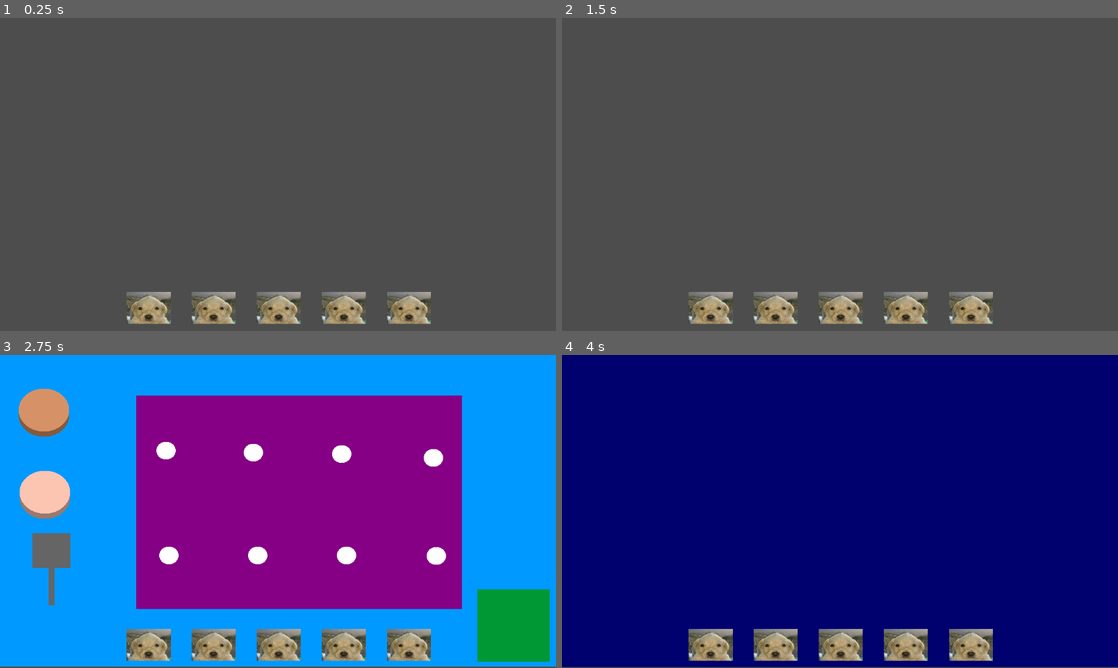
Above: before the commit, frames 1-4 (two rows, left to right).
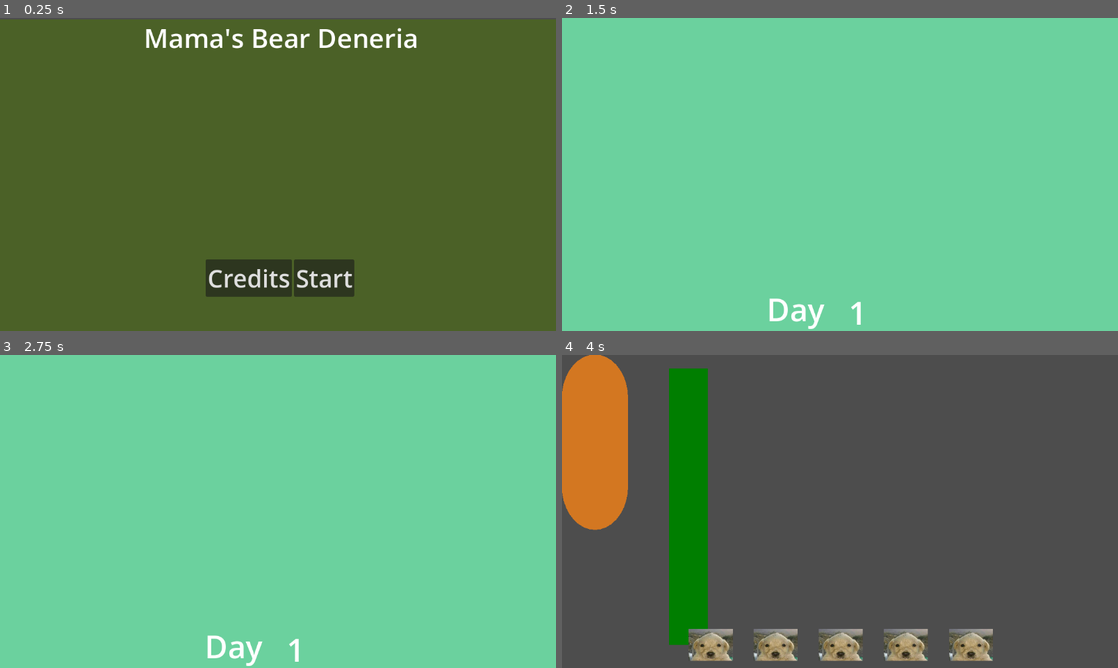
Above: after the commit, the same moments.

Repository: HannahKnisley/Bear-Denaria
Game: Godot game, scene res://Scenes/title_screen.tscn
Two runs of this game, one before a commit and one after it. Both use one fixed random seed, a clock stepped at 60 frames per second and the inputs below. Before the commit the project starts from res://Scenes/world_root.tscn.
Inputs (mouse positions are in pixels of both pictures, inside the frame that each line leads up to):
- Up to frame 1 (0.25 s): no input
- Up to frame 2 (1.5 s): click (712, 309) at 0.52 s; click (884, 277) at 1.25 s, where only the run after the commit has a clickable "Start"
- Up to frame 3 (2.75 s): click (211, 646) at 2.02 s
- Up to frame 4 (4 s): click (840, 646) at 2.77 s; click (712, 646) at 3.5 s

The runs differ from the first frame. In frame 1, 99% of the frame differs, in the area x 0-100%, y 0-100%; in frame 2, 100%; in frame 3, 100%; in frame 4, 96%.

Commit message:
remade order screen and added it to world_root

Diff:
--- /dev/null
+++ b/Scenes/Order_screen/order_screenn.tscn
@@ -0,0 +1,63 @@
+[gd_scene load_steps=10 format=3 uid="uid://cqkrceq700rfj"]
+
+[ext_resource type="Script" path="res://Scripts/Order/order_screen.gd" id="1_e0ad2"]
+[ext_resource type="PackedScene" uid="uid://cs1t1sudl5fu6" path="res://Scenes/Order_screen/customer.tscn" id="2_rkd65"]
+
+[sub_resource type="RectangleShape2D" id="RectangleShape2D_tik3v"]
+size = Vector2(98, 595)
+
+[sub_resource type="BoxMesh" id="BoxMesh_hbnh6"]
+
+[sub_resource type="Gradient" id="Gradient_wtsxp"]
+offsets = PackedFloat32Array(0)
+colors = PackedColorArray(0, 0.498039, 0, 1)
+
+[sub_resource type="GradientTexture2D" id="GradientTexture2D_4y6jg"]
+gradient = SubResource("Gradient_wtsxp")
+
+[sub_resource type="CapsuleMesh" id="CapsuleMesh_mfhj7"]
+
+[sub_resource type="Gradient" id="Gradient_mkyba"]
+offsets = PackedFloat32Array(0)
+colors = PackedColorArray(0.829616, 0.46856, 0.131187, 1)
+
+[sub_resource type="GradientTexture2D" id="GradientTexture2D_vdd6l"]
+gradient = SubResource("Gradient_mkyba")
+
+[node name="Order_screen" type="Node2D"]
+script = ExtResource("1_e0ad2")
+Customer = ExtResource("2_rkd65")
+
+[node name="Counter" type="Area2D" parent="."]
+
+[node name="CollisionShape2D" type="CollisionShape2D" parent="Counter"]
+position = Vector2(260, 315)
+shape = SubResource("RectangleShape2D_tik3v")
+
+[node name="MeshInstance2D" type="MeshInstance2D" parent="Counter/CollisionShape2D"]
+position = Vector2(2, -1)
+scale = Vector2(79.25, 572)
+mesh = SubResource("BoxMesh_hbnh6")
+texture = SubResource("GradientTexture2D_4y6jg")
+
+[node name="you" type="MeshInstance2D" parent="."]
+position = Vector2(68.25, 180.5)
+scale = Vector2(137.5, 181.5)
+mesh = SubResource("CapsuleMesh_mfhj7")
+texture = SubResource("GradientTexture2D_vdd6l")
+
+[node name="SpawnTimer" type="Timer" parent="."]
+wait_time = 4.0
+autostart = true
+
+[node name="Order_button" type="Button" parent="."]
+visible = false
+offset_left = 413.0
+offset_top = 108.0
+offset_right = 539.0
+offset_bottom = 139.0
+text = "Ready to Order
+"
+
+[connection signal="timeout" from="SpawnTimer" to="." method="_on_spawn_timer_timeout"]
+[connection signal="pressed" from="Order_button" to="." method="_on_order_button_pressed"]
--- /dev/null
+++ b/Scenes/Order_screen/taking_an_order.tscn
@@ -0,0 +1,176 @@
+[gd_scene load_steps=30 format=3 uid="uid://d1tu7ywdngl7a"]
+
+[ext_resource type="Script" path="res://Scripts/taking_Order/taking_order.gd" id="1_wnp10"]
+
+[sub_resource type="PrismMesh" id="PrismMesh_n8iig"]
+
+[sub_resource type="Gradient" id="Gradient_2e42h"]
+offsets = PackedFloat32Array(0.0990099)
+colors = PackedColorArray(0.829161, 0.884918, 0.949883, 1)
+
+[sub_resource type="GradientTexture2D" id="GradientTexture2D_phjv6"]
+gradient = SubResource("Gradient_2e42h")
+
+[sub_resource type="BoxMesh" id="BoxMesh_6urms"]
+
+[sub_resource type="Gradient" id="Gradient_vcceu"]
+offsets = PackedFloat32Array(0)
+colors = PackedColorArray(0, 0.568627, 0, 1)
+
+[sub_resource type="GradientTexture2D" id="GradientTexture2D_cauk3"]
+gradient = SubResource("Gradient_vcceu")
+
+[sub_resource type="BoxMesh" id="BoxMesh_64yrk"]
+
+[sub_resource type="Gradient" id="Gradient_62bye"]
+offsets = PackedFloat32Array(1)
+colors = PackedColorArray(1, 1, 1, 1)
+
+[sub_resource type="GradientTexture1D" id="GradientTexture1D_2o2pv"]
+gradient = SubResource("Gradient_62bye")
+
+[sub_resource type="RectangleShape2D" id="RectangleShape2D_acx0v"]
+size = Vector2(224, 343)
+
+[sub_resource type="BoxMesh" id="BoxMesh_1h1kp"]
+
+[sub_resource type="Gradient" id="Gradient_5akxp"]
+offsets = PackedFloat32Array(0.326733)
+colors = PackedColorArray(0.99607, 0.881246, 0.652466, 1)
+
+[sub_resource type="GradientTexture2D" id="GradientTexture2D_7mfo6"]
+gradient = SubResource("Gradient_5akxp")
+
+[sub_resource type="BoxMesh" id="BoxMesh_riovm"]
+
+[sub_resource type="Gradient" id="Gradient_1nqvt"]
+offsets = PackedFloat32Array(0)
+colors = PackedColorArray(0.981296, 0.902281, 0.82608, 1)
+
+[sub_resource type="GradientTexture2D" id="GradientTexture2D_2oyxv"]
+gradient = SubResource("Gradient_1nqvt")
+
+[sub_resource type="CapsuleMesh" id="CapsuleMesh_j7w0x"]
+
+[sub_resource type="Gradient" id="Gradient_ry6n7"]
+offsets = PackedFloat32Array(1)
+colors = PackedColorArray(0.440938, 0.315538, 0.0628393, 1)
+
+[sub_resource type="GradientTexture2D" id="GradientTexture2D_p1ifu"]
+gradient = SubResource("Gradient_ry6n7")
+
+[sub_resource type="CapsuleMesh" id="CapsuleMesh_lmcrg"]
+
+[sub_resource type="Gradient" id="Gradient_r5w7e"]
+offsets = PackedFloat32Array(0)
+colors = PackedColorArray(0, 0.827936, 0, 1)
+
+[sub_resource type="GradientTexture2D" id="GradientTexture2D_fu1ii"]
+gradient = SubResource("Gradient_r5w7e")
+
+[sub_resource type="BoxMesh" id="BoxMesh_kstau"]
+
+[sub_resource type="Gradient" id="Gradient_adedm"]
+offsets = PackedFloat32Array(0)
+colors = PackedColorArray(0.839216, 0, 0, 1)
+
+[sub_resource type="GradientTexture2D" id="GradientTexture2D_kho78"]
+gradient = SubResource("Gradient_adedm")
+
+[sub_resource type="BoxMesh" id="BoxMesh_u4jsk"]
+
+[sub_resource type="Gradient" id="Gradient_4vfcu"]
+offsets = PackedFloat32Array(0.019802)
+colors = PackedColorArray(0.933333, 0.847059, 0.0901961, 1)
+
+[sub_resource type="GradientTexture2D" id="GradientTexture2D_fu80l"]
+gradient = SubResource("Gradient_4vfcu")
+
+[node name="taking_an_order" type="Node2D"]
+script = ExtResource("1_wnp10")
+
+[node name="MeshInstance2D2" type="MeshInstance2D" parent="."]
+position = Vector2(576.973, 431.78)
+rotation = 3.14159
+scale = Vector2(270.695, 362.765)
+mesh = SubResource("PrismMesh_n8iig")
+texture = SubResource("GradientTexture2D_phjv6")
+
+[node name="counter" type="MeshInstance2D" parent="."]
+position = Vector2(577.848, 561.725)
+scale = Vector2(-1154.7, 150.55)
+mesh = SubResource("BoxMesh_6urms")
+texture = SubResource("GradientTexture2D_cauk3")
+
+[node name="name" type="Label" parent="."]
+offset_left = 464.0
+offset_top = 515.0
+offset_right = 679.0
+offset_bottom = 538.0
+theme_override_font_sizes/font_size = 45
+
+[node name="line" type="MeshInstance2D" parent="."]
+position = Vector2(573.25, 3.75)
+scale = Vector2(1147.5, 8.5)
+mesh = SubResource("BoxMesh_64yrk")
+texture = SubResource("GradientTexture1D_2o2pv")
+
+[node name="ticket" type="Area2D" parent="."]
+
+[node name="CollisionShape2D" type="CollisionShape2D" parent="ticket"]
+position = Vector2(1041, 173)
+shape = SubResource("RectangleShape2D_acx0v")
+
+[node name="MeshInstance2D" type="MeshInstance2D" parent="ticket"]
+position = Vector2(1040, 176)
+scale = Vector2(208, 316)
+mesh = SubResource("BoxMesh_1h1kp")
+texture = SubResource("GradientTexture2D_7mfo6")
+
+[node name="bun" type="MeshInstance2D" parent="ticket"]
+position = Vector2(982, 285)
+scale = Vector2(41, 12)
+mesh = SubResource("BoxMesh_riovm")
+texture = SubResource("GradientTexture2D_2oyxv")
+
+[node name="buntop" type="MeshInstance2D" parent="ticket"]
+position = Vector2(972, 51.0001)
+scale = Vector2(41, 12)
+mesh = SubResource("BoxMesh_riovm")
+texture = SubResource("GradientTexture2D_2oyxv")
+
+[node name="pattie" type="MeshInstance2D" parent="ticket"]
+position = Vector2(985.063, 241.6)
+scale = Vector2(33.875, 12.6)
+mesh = SubResource("CapsuleMesh_j7w0x")
+texture = SubResource("GradientTexture2D_p1ifu")
+
+[node name="lettatcue" type="MeshInstance2D" parent="ticket"]
+position = Vector2(981, 205)
+scale = Vector2(26.75, 9.00001)
+mesh = SubResource("CapsuleMesh_lmcrg")
+texture = SubResource("GradientTexture2D_fu1ii")
+
+[node name="piclke" type="MeshInstance2D" parent="ticket"]
+position = Vector2(980, 146.25)
+scale = Vector2(22, 11.25)
+mesh = SubResource("CapsuleMesh_lmcrg")
+texture = SubResource("GradientTexture2D_fu1ii")
+
+[node name="tomato" type="MeshInstance2D" parent="ticket"]
+position = Vector2(981, 182.193)
+scale = Vector2(-60.9323, 14.4847)
+mesh = SubResource("BoxMesh_kstau")
+texture = SubResource("GradientTexture2D_kho78")
+
+[node name="ketchup" type="MeshInstance2D" parent="ticket"]
+position = Vector2(981, 114.515)
+scale = Vector2(-60.9323, -4.99327)
+mesh = SubResource("BoxMesh_kstau")
+texture = SubResource("GradientTexture2D_kho78")
+
+[node name="mustard" type="MeshInstance2D" parent="ticket"]
+position = Vector2(971.063, 78.5)
+scale = Vector2(45.875, 5)
+mesh = SubResource("BoxMesh_u4jsk")
+texture = SubResource("GradientTexture2D_fu80l")
--- /dev/null
+++ b/Scenes/Order_screen/taking_order_button.tscn
@@ -0,0 +1,27 @@
+[gd_scene load_steps=2 format=3 uid="uid://qhixsv4fke00"]
+
+[ext_resource type="Script" path="res://Scripts/Order/taking_order_button.gd" id="1_2f46u"]
+
+[node name="TakingOrderButton" type="Control"]
+layout_mode = 3
+anchors_preset = 15
+anchor_right = 1.0
+anchor_bottom = 1.0
+grow_horizontal = 2
+grow_vertical = 2
+script = ExtResource("1_2f46u")
+
+[node name="ordering" type="Button" parent="."]
+layout_mode = 1
+anchors_preset = -1
+anchor_left = 0.095
+anchor_top = 0.094
+anchor_right = 0.26
+anchor_bottom = 0.142
+offset_left = 0.55999
+offset_top = 0.0879974
+offset_right = -0.52002
+offset_bottom = -9.01601
+text = "Ready To Order"
+
+[connection signal="pressed" from="ordering" to="." method="_on_ordering_pressed"]
--- a/Scenes/world_root.tscn
+++ b/Scenes/world_root.tscn
@@ -1,8 +1,10 @@
-[gd_scene load_steps=4 format=3 uid="uid://cwk5iio8qi5bc"]
+[gd_scene load_steps=6 format=3 uid="uid://cwk5iio8qi5bc"]
 
 [ext_resource type="PackedScene" uid="uid://dwps88i147nc5" path="res://Scenes/UI/scene_change_buttons.tscn" id="1_f11s7"]
 [ext_resource type="PackedScene" uid="uid://6v3p1p6eibu0" path="res://Scenes/GrillArea/grill_area.tscn" id="1_v3hge"]
 [ext_resource type="PackedScene" uid="uid://bbv7j14qeefkv" path="res://Scenes/buildArea/build_area.tscn" id="3_57xvk"]
+[ext_resource type="PackedScene" uid="uid://cqkrceq700rfj" path="res://Scenes/Order_screen/order_screenn.tscn" id="4_recxm"]
+[ext_resource type="PackedScene" uid="uid://qhixsv4fke00" path="res://Scenes/Order_screen/taking_order_button.tscn" id="5_10mhr"]
 
 [node name="WorldRoot" type="Node2D"]
 
@@ -17,5 +19,24 @@
 [node name="sceneChangeButtons" parent="CanvasLayer" instance=ExtResource("1_f11s7")]
 metadata/_edit_use_anchors_ = true
 
+[node name="TakingOrderButton" parent="CanvasLayer" instance=ExtResource("5_10mhr")]
+visible = false
+anchors_preset = -1
+anchor_left = 0.51
+anchor_top = 0.165
+anchor_right = 0.674
+anchor_bottom = 0.224
+offset_left = -0.520081
+offset_top = 0.0799942
+offset_right = 0.552002
+offset_bottom = 2.84799
+grow_horizontal = 1
+grow_vertical = 1
+
 [node name="build_area" parent="." instance=ExtResource("3_57xvk")]
 position = Vector2(4227, -1)
+
+[node name="Order_screen" parent="." instance=ExtResource("4_recxm")]
+position = Vector2(1424, 31)
+
+[connection signal="mouse_entered" from="CanvasLayer/TakingOrderButton" to="CanvasLayer/TakingOrderButton" method="_on_mouse_entered"]
--- a/Scripts/Order/customer.gd
+++ b/Scripts/Order/customer.gd
@@ -16,7 +16,7 @@
 	if counterr == false:
 		translate(Vector2(-delta*55, 0))
 	else:
-		$/root/Order_screen/Order_button.visible = true
+		$/root/WorldRoot/CanvasLayer/TakingOrderButton.visible = true
 
 
 func _on_area_2d_area_shape_entered(area_rid, area, area_shape_index, local_shape_index):
--- a/Scripts/Order/order_screen.gd
+++ b/Scripts/Order/order_screen.gd
@@ -26,4 +26,5 @@
 
 
 func _on_order_button_pressed():
-	get_tree().change_scene_to_file("res://Scenes/Taking_order/taking_order.tscn")
+	print("hi")
+	get_tree().change_scene_to_file("res://Scenes/Order_screen/taking_an_order.tscn")
--- /dev/null
+++ b/Scripts/Order/taking_order_button.gd
@@ -0,0 +1,21 @@
+extends Control
+var mouseEnerted = false
+
+# Called when the node enters the scene tree for the first time.
+func _ready():
+	pass # Replace with function body.
+
+
+# Called every frame. 'delta' is the elapsed time since the previous frame.
+func _process(delta):
+	if Input.is_action_pressed("mouseClick") and mouseEnerted:
+		get_tree().change_scene_to_file("res://Scenes/Order_screen/taking_an_order.tscn")
+
+
+func _on_ordering_pressed():
+	print("ahhhh")
+	get_tree().change_scene_to_file("res://Scenes/Order_screen/taking_an_order.tscn")
+
+
+func _on_mouse_entered():
+	mouseEnerted = true
--- a/Scripts/UI/scene_change_buttons.gd
+++ b/Scripts/UI/scene_change_buttons.gd
@@ -12,7 +12,7 @@
 
 
 func _on_order_button_pressed():
-	pass # Replace with function body.
+	$/root/WorldRoot/Camera.global_position = $/root/WorldRoot/Order_screen.global_position + Vector2(576,324)
 
 
 func _on_grill_button_pressed():
--- a/Scripts/dayscreen/dayscreen.gd
+++ b/Scripts/dayscreen/dayscreen.gd
@@ -15,4 +15,4 @@
 
 func _on_timer_timeout():
 	daycount+=1
-	get_tree().change_scene_to_file("res://Scenes/Credits/order_screen.tscn")
+	get_tree().change_scene_to_file("res://Scenes/world_root.tscn")
--- a/Scripts/taking_Order/taking_order.gd
+++ b/Scripts/taking_Order/taking_order.gd
@@ -9,7 +9,7 @@
 
 
 
-	$/root/taking_Order/name.text = str(name_of_customer.name_of_customer)
+	$/root/taking_an_order/name.text = str(name_of_customer.name_of_customer)
 
 
 # Called every frame. 'delta' is the elapsed time since the previous frame.
--- a/project.godot
+++ b/project.godot
@@ -11,7 +11,7 @@
 [application]
 
 config/name="Bear-Deneria"
-run/main_scene="res://Scenes/world_root.tscn"
+run/main_scene="res://Scenes/title_screen.tscn"
 config/features=PackedStringArray("4.1", "Forward Plus")
 config/icon="res://icon.svg"
 
@@ -22,6 +22,7 @@
 [display]
 
 window/stretch/mode="viewport"
+window/stretch/aspect="expand"
 
 [input]
 
